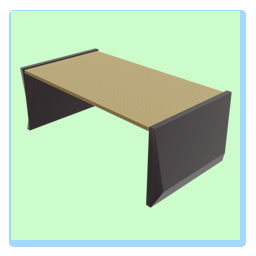
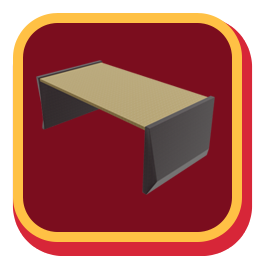
Revision of a layered 256 x 256 image; what changed, layer by layer:
painted on "Layer 4" over [20, 48, 232, 208]
removed layer "Rectangle 1" over [11, 11, 240, 240]
added layer "Rounded Rectangle 2" above "Layer 1" over [13, 13, 242, 242]
